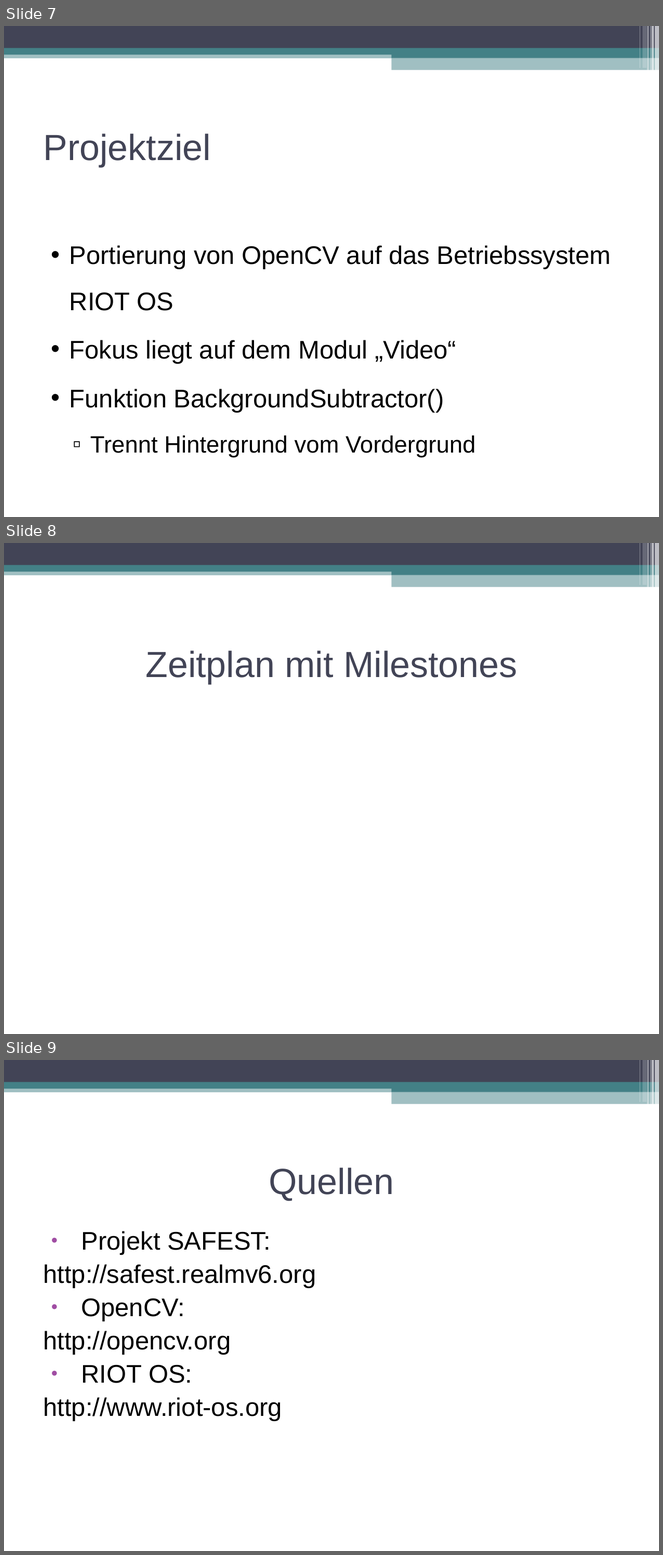
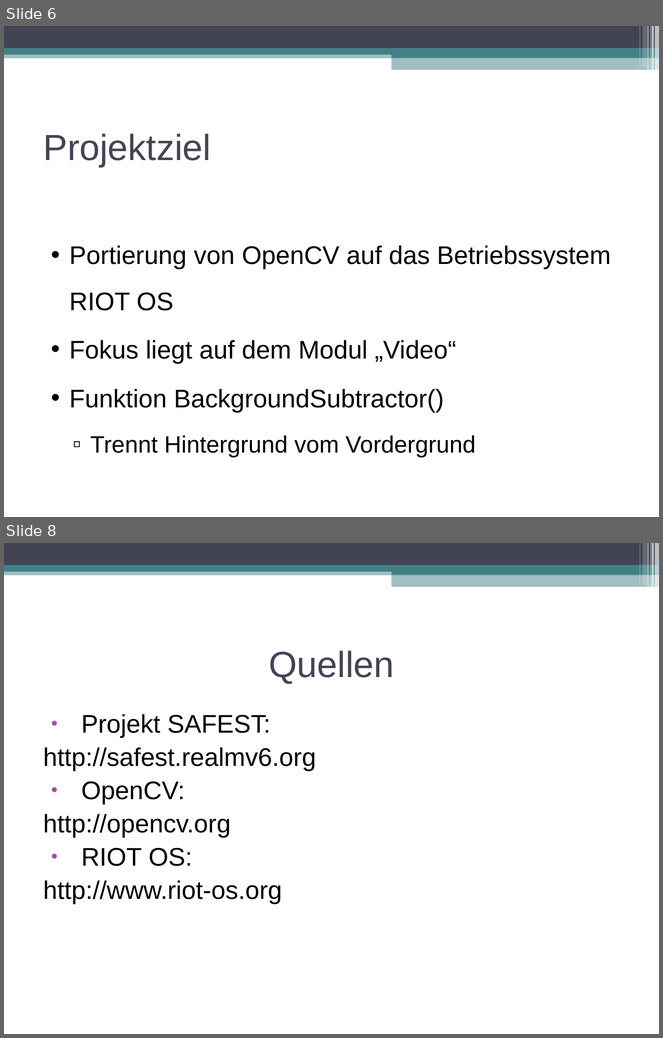
Before and after one commit to swp2013riot/riot-opencv-port, a slide deck: doc/slides/intro_presentation.odp. Shown one above the other, each under a label of ours: slides 7, 8 and 9 before the commit, slides 6 and 8 after it; the slides between them are not shown. The pictures are 663x1555 and 663x1038 pixels, drawn with LibreOffice and Linux fonts; fonts in the diff are those of the drawing. Boxes give left, top, right and bottom in pixels: in the first picture for what was removed or moved away, otherwise in the second. Text is boxed around its words. In the diff, an @@ line names an element or a change of style, - is before the commit and + after.

```diff
--- a/doc/slides/intro_presentation.odp
+++ b/doc/slides/intro_presentation.odp
@@ slide 8 removed at (4,543,659,1034), background #FFFFFF; not listed: 11 template elements that a slide beside it also shows @@
@@ title removed at (145,651,517,684) @@
-Zeitplan mit Milestones
@@ what was slide 7 is now slide 6 @@
@@ what was slide 9 is now slide 8 @@
```
Also in this commit, not shown: 3 slides changed, 1 slide added, 1 other slide removed, 3 other files.
